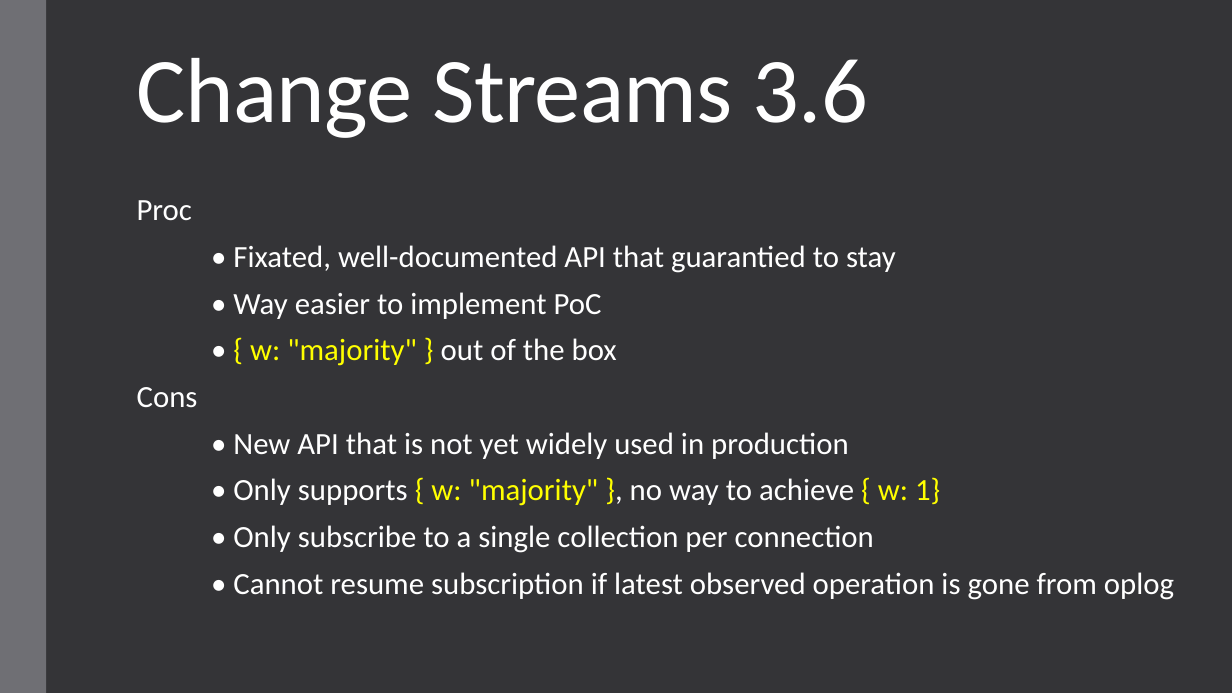
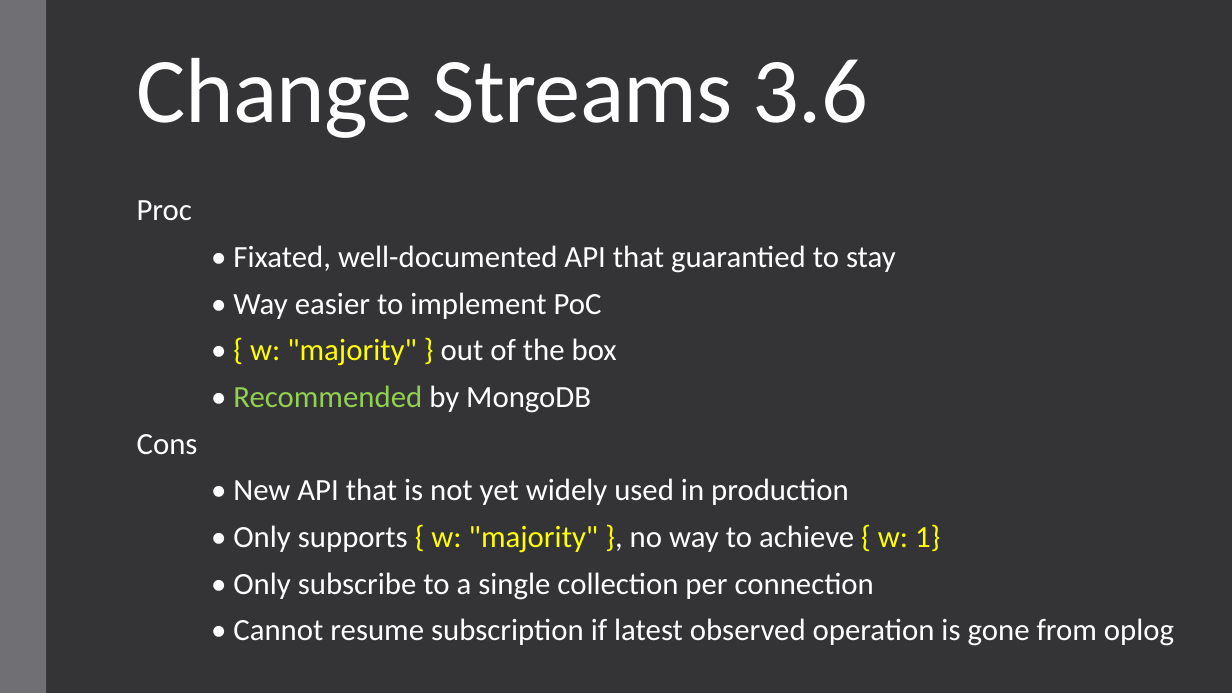
Before and after one commit to andrii-litvinov/event-driven-mongodb, a slide deck: slide 12 of t18-event-mongodb.pptx. Drawn at 1232x693 pixels with LibreOffice and Linux fonts; fonts in the diff are those of the drawing. Boxes give left, top, right and bottom in pixels: in the first picture for what was removed or moved away, otherwise in the second. Text is boxed around its words. In the diff, an @@ line names an element or a change of style, - is before the commit and + after.

Commit message:
Add recommended bullets

```diff
--- a/t18-event-mongodb.pptx
+++ b/t18-event-mongodb.pptx
@@ text added at <box>233,385,591,413</box>, 24 pt, text #92D050 @@
+• Recommended by MongoDB
@@ 5 texts: place and size @@
-5 texts at <box>137,387,1174,600</box>
+5 texts at <box>137,434,1174,646</box>
```
Also in this commit, not shown: 2 other slides changed.
